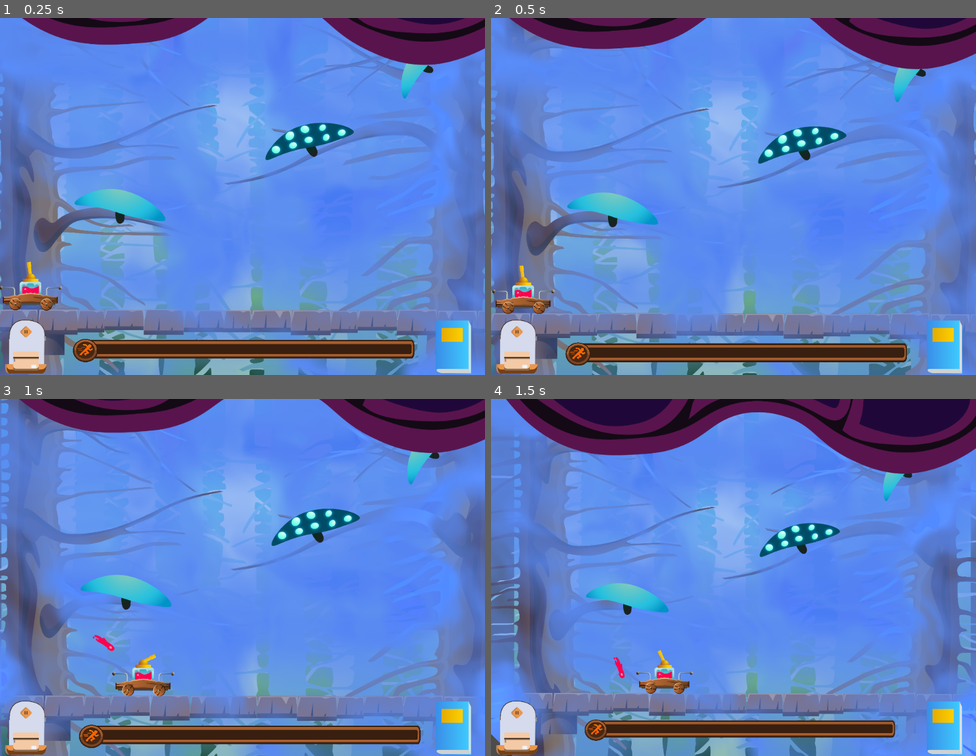
Above: before the commit, frames 1-4 (two rows, left to right).
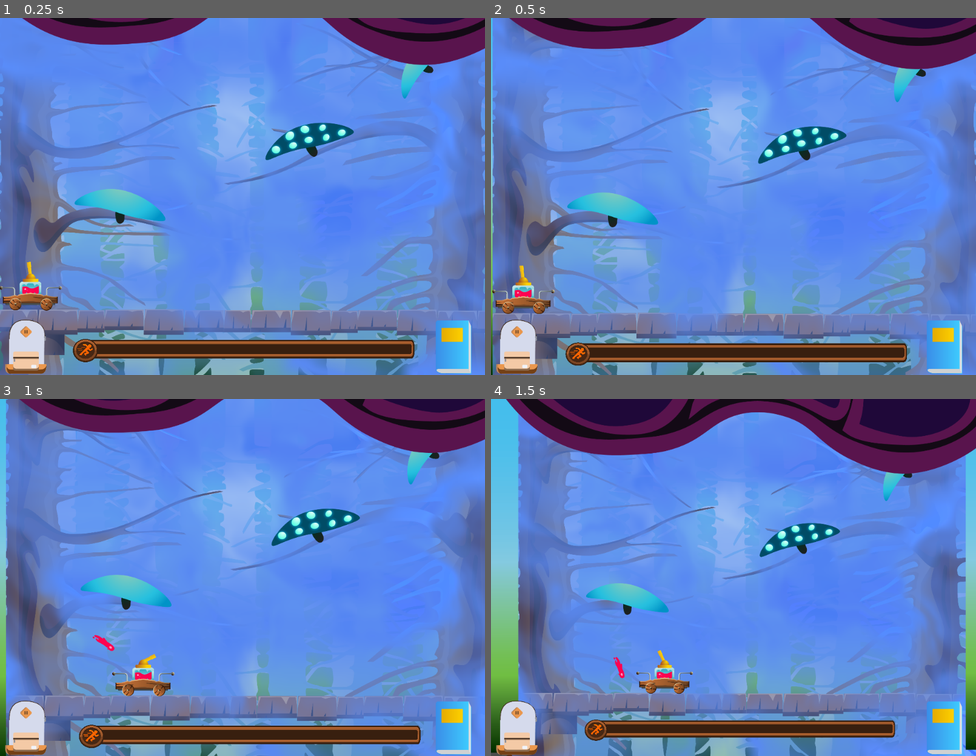
Above: after the commit, the same moments.

Repository: kleimaj/gaming-club-dev
Game: Godot game, scene res://Scenes/Game.tscn
The game is run twice, just before and just after one commit, with the same random seed, the same clock (stepped at 60 frames per second) and the same inputs.
Inputs (mouse positions are in pixels of both pictures, inside the frame that each line leads up to):
- Up to frame 1 (0.25 s): no input
- Up to frame 2 (0.5 s): no input
- Up to frame 3 (1 s): tap Enter (ui_accept) at 0.5, 0.77 s; move the mouse to (349, 559) at 0.52 s; hold D (forward) from 0.53 s (still down); hold Mouse wheel up (ZoomIn) from 0.53 s (still down); click (349, 559) at 0.67 s
- Up to frame 4 (1.5 s): move the mouse to (636, 595) at 1.27 s; release D (forward) at 1.28 s; release Mouse wheel up (ZoomIn) at 1.28 s; hold A (back) from 1.28 s (still down); tap Mouse wheel down (ZoomOut) at 1.35 s

Frame 1 is identical in both runs. In frame 2, 0.4% of the frame differs, in the area x 0-1%, y 0-100%; in frame 3, 1.2%; in frame 4, 6.8%, in the area x 0-100%, y 0-100%.

Commit message:
cover shader for scroll

Diff:
--- a/Scenes/Game.tscn
+++ b/Scenes/Game.tscn
@@ -223,6 +223,16 @@
 texture = ExtResource( 5 )
 flip_v = true
 
+[node name="bgLayer1" type="Sprite" parent="."]
+position = Vector2( -627.199, -598.169 )
+scale = Vector2( 0.54877, 0.254501 )
+texture = ExtResource( 72 )
+
+[node name="bgLayer2" type="Sprite" parent="."]
+position = Vector2( 1688.45, -605.161 )
+scale = Vector2( 0.54877, 0.254501 )
+texture = ExtResource( 72 )
+
 [node name="Enemies" type="Node2D" parent="."]
 position = Vector2( 2.95483, 36.9359 )
 
